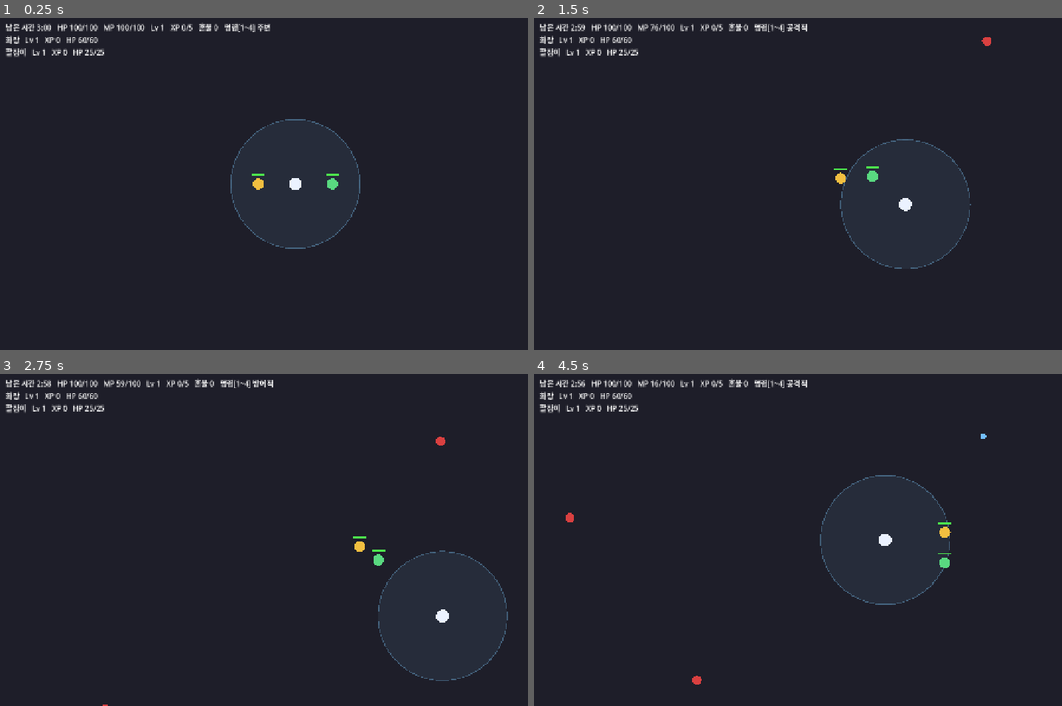
Above: before the commit, frames 1-4 (two rows, left to right).
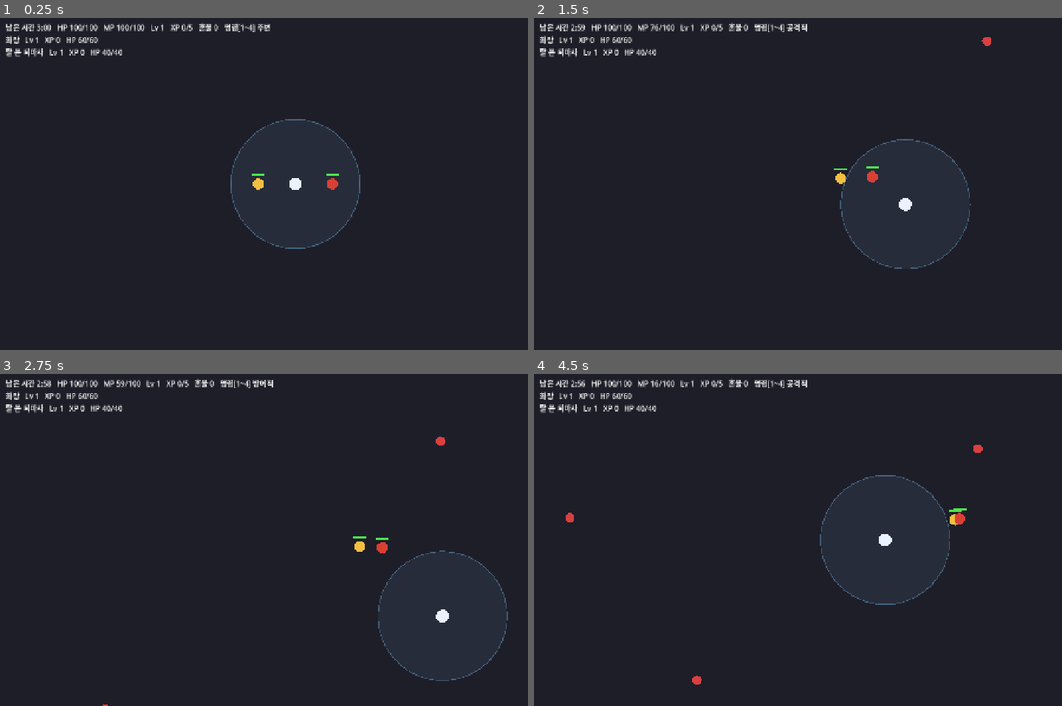
Above: after the commit, the same moments.

Repository: gyuha/gil-dong-mu
Game: Godot game, scene res://scenes/main.tscn
Two runs of this game, one before a commit and one after it. Both use one fixed random seed, a clock stepped at 60 frames per second and the inputs below.
Inputs (mouse positions are in pixels of both pictures, inside the frame that each line leads up to):
- Up to frame 1 (0.25 s): no input
- Up to frame 2 (1.5 s): tap Enter at 0.5 s; move the mouse to (961, 167) at 0.52 s; hold D 0.53-1.28 s; hold 1 0.53-1.28 s; click (961, 167) at 0.67 s; tap Space at 0.77 s; move the mouse to (713, 200) at 1.27 s; hold S from 1.28 s (still down); tap 2 at 1.35 s
- Up to frame 3 (2.75 s): tap Space at 1.52 s; move the mouse to (353, 466) at 2.02 s; release S at 2.03 s; hold D from 2.03 s (still down); hold 3 from 2.03 s (still down)
- Up to frame 4 (4.5 s): move the mouse to (798, 606) at 2.77 s; release D at 2.78 s; release 3 at 2.78 s; hold W 2.78-3.53 s; tap 4 at 2.85 s; click (798, 606) at 2.92 s; tap Space at 3.02, 3.77 s; move the mouse to (1009, 589) at 3.52 s; hold 1 3.53-4.28 s; hold A from 3.53 s (still down); move the mouse to (650, 490) at 4.27 s; tap 2 at 4.35 s

The runs differ from the first frame. In frame 1, 0.4% of the frame differs, in the area x 1-65%, y 9-52%; in frame 2, 0.4%; in frame 3, 0.5%; in frame 4, 0.6%, in the area x 1-86%, y 9-59%.

Commit message:
feat(s3): 활잡이를 탈 쓴 퇴마사로 교체 — 근접 광역 베기(다중 타격) 동료
Co-Authored-By: Claude Fable 5 <noreply@anthropic.com>

Diff:
--- a/scripts/archer.gd
+++ /dev/null
@@ -1,22 +0,0 @@
-# 활잡이 — 원거리 딜러. 낮은 HP, 먼 거리에서 화살을 쏜다.
-extends "res://scripts/companion.gd"
-
-const Arrow = preload("res://scripts/arrow.gd")
-
-
-func _init() -> void:
-	display_name = "활잡이"
-	max_hp = 25.0
-	speed = 160.0
-	attack_range = 320.0
-	attack_damage = 2
-	attack_cooldown = 1.1
-	body_color = Color(0.35, 0.85, 0.5)
-
-
-func _attack(enemy: Node2D) -> void:
-	var arrow := Arrow.new()
-	arrow.position = position
-	arrow.direction = (enemy.global_position - global_position).normalized()
-	arrow.damage = attack_damage
-	get_parent().add_child(arrow)
--- a/scripts/arrow.gd
+++ /dev/null
@@ -1,31 +0,0 @@
-# 화살 — 활잡이의 원거리 투사체. 직선 비행, 적(잡귀·창귀) 명중 시 피해.
-extends Node2D
-
-const SPEED := 480.0
-const LIFETIME := 1.2
-const HIT_RADIUS := 12.0
-
-var direction := Vector2.RIGHT
-var damage := 2
-var _age := 0.0
-
-
-func _ready() -> void:
-	add_to_group("arrow")
-
-
-func _process(delta: float) -> void:
-	position += direction * SPEED * delta
-	_age += delta
-	if _age >= LIFETIME:
-		queue_free()
-		return
-	for enemy in get_tree().get_nodes_in_group("enemy"):
-		if global_position.distance_to(enemy.global_position) <= HIT_RADIUS:
-			enemy.take_damage(damage)
-			queue_free()
-			return
-
-
-func _draw() -> void:
-	draw_line(-direction * 8.0, direction * 8.0, Color(0.75, 0.55, 0.3), 2.0)
--- a/scripts/companion.gd
+++ b/scripts/companion.gd
@@ -1,5 +1,5 @@
 # 동료 공통 — 자율 전투(타깃 선정→추적→공격), 명령 파라미터 반영, 후퇴·추종, 경험치·레벨.
-# 구체 수치·공격 방식은 서브클래스(화랑/활잡이)가 정한다.
+# 구체 수치·공격 방식은 서브클래스(화랑/탈 쓴 퇴마사)가 정한다.
 # HP 0이면 즉사 대신 쓰러짐(downed) — 전투 불능, 전투 그룹에서 빠져 적의 표적에서 제외.
 # 제한 시간 안에 무녀가 근접을 유지하면 구출, 실패하면 그 밤에서 이탈한다.
 # 레벨업 시 leveled_up 시그널 — main이 받아 드래프트 큐에 적재한다(S5).
--- /dev/null
+++ b/scripts/exorcist.gd
@@ -0,0 +1,33 @@
+# 탈 쓴 퇴마사 — 근접 광역 딜러. 중간 HP, 베기 한 번에 주변 적을 동시 타격한다.
+# 화랑(고HP 단일 타깃 탱커)과 역할 차별화 — 퇴마사는 광역 청소 담당.
+extends "res://scripts/companion.gd"
+
+const Targeting = preload("res://scripts/logic/targeting.gd")
+
+const SWEEP_BONUS := 16.0  # 베기 반경 = attack_range + 보너스 — 트리거 타깃 주변까지 휩쓴다
+
+var last_sweep_hits := 0  # 마지막 베기의 동시 타격 수 — HUD 없이도 관찰 가능(스모크용)
+
+
+func _init() -> void:
+	display_name = "탈 쓴 퇴마사"
+	max_hp = 40.0
+	speed = 150.0
+	attack_range = 38.0
+	attack_damage = 2
+	attack_cooldown = 0.9
+	body_color = Color(0.85, 0.25, 0.2)  # 붉은 탈
+
+
+# 광역 베기 — 트리거 타깃 하나가 아니라 베기 반경 안 모든 적을 동시 타격(다중 타격).
+func _attack(_enemy: Node2D) -> void:
+	var enemies := get_tree().get_nodes_in_group("enemy")
+	var positions: Array = []
+	for enemy in enemies:
+		positions.append(enemy.global_position)
+	var hits := Targeting.indices_within(
+		global_position, positions, attack_range + SWEEP_BONUS,
+	)
+	last_sweep_hits = hits.size()
+	for i in hits:
+		enemies[i].take_damage(attack_damage)
--- a/scripts/logic/targeting.gd
+++ b/scripts/logic/targeting.gd
@@ -1,5 +1,15 @@
 # 타깃 선정 — 노드 비의존 순수 로직.
 extends RefCounted
+
+
+# origin에서 radius 안에 있는 모든 위치의 인덱스를 입력 순서대로 돌려준다.
+# 광역 베기(다중 타격)의 대상 선정 — 경계 포함, 없으면 빈 배열.
+static func indices_within(origin: Vector2, positions: Array, radius: float) -> Array:
+	var hits := []
+	for i in positions.size():
+		if origin.distance_to(positions[i]) <= radius:
+			hits.append(i)
+	return hits
 
 
 # origin에서 가장 가까운 위치의 인덱스를 돌려준다.
--- a/scripts/main.gd
+++ b/scripts/main.gd
@@ -7,7 +7,7 @@
 const Japgwi = preload("res://scripts/japgwi.gd")
 const Changgwi = preload("res://scripts/changgwi.gd")
 const Hwarang = preload("res://scripts/hwarang.gd")
-const Archer = preload("res://scripts/archer.gd")
+const Exorcist = preload("res://scripts/exorcist.gd")
 const Command = preload("res://scripts/logic/command.gd")
 const DraftPool = preload("res://scripts/logic/draft_pool.gd")
 const DraftQueue = preload("res://scripts/logic/draft_queue.gd")
@@ -56,7 +56,7 @@
 	munyeo.leveled_up.connect(_on_leveled_up.bind(munyeo))
 	add_child(munyeo)
 	_spawn_companion(Hwarang, Vector2(-80, 0))
-	_spawn_companion(Archer, Vector2(80, 0))
+	_spawn_companion(Exorcist, Vector2(80, 0))
 	hud = Label.new()
 	hud.position = Vector2(12, 8)
 	add_child(hud)
--- a/test/smoke_s4.gd
+++ b/test/smoke_s4.gd
@@ -1,6 +1,6 @@
 # S4 스모크 — 메인 씬을 띄우고 자동 조종으로
 # (1) 혼불 수집→동료 근접 분배로 동료가 Lv 2에 오르는지,
-# (2) 활잡이가 화살(원거리)을 쏘고 화랑이 근접 교전하는지,
+# (2) 탈 쓴 퇴마사가 광역 베기로 다수 적을 동시 타격하고 화랑이 근접 교전하는지,
 # (3) 모여라(키 4) 명령에 동료들이 무녀 곁으로 집결하는지 헤드리스로 검증한다.
 # 실행: godot --headless --fixed-fps 60 --script test/smoke_s4.gd
 # (test_runner가 수집하는 test_*.gd 가 아니므로 단위 테스트에는 포함되지 않는다.)
@@ -23,7 +23,7 @@
 	var _frames := 0
 	var _phase := "level_companion"  # level_companion → rally → check_rally
 	var _held := {}
-	var _arrow_seen := false
+	var _sweep_seen := false
 	var _melee_seen := false
 	var _rally_frames := 0
 
@@ -33,8 +33,8 @@
 	func _process(_delta: float) -> void:
 		_frames += 1
 		if _frames > MAX_FRAMES:  # pause 분기보다 먼저 — 결과 화면(S7) 정지에서 행 방지
-			printerr("SMOKE FAIL — 제한 프레임 초과 (phase %s, arrow %s, melee %s)" % [
-				_phase, str(_arrow_seen), str(_melee_seen),
+			printerr("SMOKE FAIL — 제한 프레임 초과 (phase %s, sweep %s, melee %s)" % [
+				_phase, str(_sweep_seen), str(_melee_seen),
 			])
 			get_tree().quit(1)
 			return
@@ -62,10 +62,17 @@
 			"check_rally":
 				_check_rally(munyeo, companions)
 
-	# 성향 관찰 — 화살 존재(활잡이 원거리), 화랑이 잡귀와 근접 교전.
+	# 성향 관찰 — 퇴마사의 광역 베기 다중 타격(한 베기에 2마리 이상), 화랑의 근접 교전.
 	func _observe_traits(companions: Array) -> void:
-		if not _arrow_seen and not get_tree().get_nodes_in_group("arrow").is_empty():
-			_arrow_seen = true
+		if not _sweep_seen:
+			for companion in companions:
+				if companion.get("last_sweep_hits") != null \
+						and companion.last_sweep_hits >= 2:
+					_sweep_seen = true
+					print("광역 베기 확인 — %s 동시 %d타 (frame %d)" % [
+						companion.display_name, companion.last_sweep_hits, _frames,
+					])
+					break
 		if _melee_seen:
 			return
 		for hwarang in get_tree().get_nodes_in_group("hwarang"):
@@ -76,11 +83,11 @@
 					return
 
 	# 혼불을 주워(보유) 동료에게 다가가 분배 — 아무 동료나 Lv 2 도달까지.
-	# 성향(화살·근접 교전)까지 관찰돼야 모여라 단계로 넘어간다(모여라 후엔 교전 안 함).
+	# 성향(광역 베기·근접 교전)까지 관찰돼야 모여라 단계로 넘어간다(모여라 후엔 교전 안 함).
 	func _level_companion(munyeo: Node2D, companions: Array) -> void:
 		for companion in companions:
-			if companion.level >= 2 and _arrow_seen and _melee_seen:
-				print("분배 확인 — %s Lv %d (frame %d, arrow/melee 관찰됨)" % [
+			if companion.level >= 2 and _sweep_seen and _melee_seen:
+				print("분배 확인 — %s Lv %d (frame %d, sweep/melee 관찰됨)" % [
 					companion.display_name, companion.level, _frames,
 				])
 				_release_all()
@@ -116,7 +123,7 @@
 		_rally_frames += 1
 		if _rally_frames < 10:  # 우연한 통과 방지 — 10프레임 유지 확인
 			return
-		print("SMOKE OK — 분배 레벨업 + 모여라 집결 + 화살/근접 성향 (frame %d)" % _frames)
+		print("SMOKE OK — 분배 레벨업 + 모여라 집결 + 광역 베기/근접 성향 (frame %d)" % _frames)
 		get_tree().quit(0)
 
 	func _nearest_in_group(origin: Node2D, group: String) -> Vector2:
--- a/test/smoke_s6.gd
+++ b/test/smoke_s6.gd
@@ -1,7 +1,7 @@
 # S6 스모크 — 메인 씬을 띄우고 자동 조종으로
 # (1) 창귀가 스폰되어 체력이 가장 낮은 동료를 노리는지,
 # (2) 쓰러진 화랑에 무녀가 근접을 유지하면 구출되는지,
-# (3) 쓰러진 활잡이를 방치(멀리 이탈)하면 제한 시간 후 그 밤에서 빠지는지 검증한다.
+# (3) 쓰러진 퇴마사를 방치(멀리 이탈)하면 제한 시간 후 그 밤에서 빠지는지 검증한다.
 # 쓰러짐 자체는 take_damage(공개 API)로 강제한다 — 창귀 압박의 자연 발생은 수동 플레이 검증.
 # 실행: godot --headless --fixed-fps 60 --script test/smoke_s6.gd
 extends SceneTree
@@ -21,7 +21,7 @@
 	var _phase := "observe_changgwi"  # → rescue_success → rescue_fail
 	var _held := {}
 	var _hwarang: Node2D
-	var _archer: Node2D
+	var _exorcist: Node2D
 	var _captured := false
 	var _forced := false
 
@@ -61,20 +61,20 @@
 		for companion in get_tree().get_nodes_in_group("companion"):
 			if companion.display_name == "화랑":
 				_hwarang = companion
-			elif companion.display_name == "활잡이":
-				_archer = companion
-		_captured = _hwarang != null and _archer != null
+			elif companion.display_name == "탈 쓴 퇴마사":
+				_exorcist = companion
+		_captured = _hwarang != null and _exorcist != null
 
 	# 창귀가 등장하면, 그 순간 체력이 더 낮은 동료를 노리는지 확인한다.
 	func _observe_changgwi() -> void:
 		var changgwis := get_tree().get_nodes_in_group("changgwi")
 		if changgwis.is_empty():
 			return
-		if _hwarang.downed or _archer.downed:
+		if _hwarang.downed or _exorcist.downed:
 			return  # 둘 다 서 있을 때만 판정
-		if is_equal_approx(_hwarang.hp, _archer.hp):
+		if is_equal_approx(_hwarang.hp, _exorcist.hp):
 			return  # 동률은 다음 프레임에 재판정
-		var expected: Node2D = _archer if _archer.hp < _hwarang.hp else _hwarang
+		var expected: Node2D = _exorcist if _exorcist.hp < _hwarang.hp else _hwarang
 		var chase: Node2D = changgwis[0]._chase_target()
 		if chase != expected:
 			printerr("SMOKE FAIL — 창귀가 최저 체력 동료(%s)가 아닌 %s를 노림" % [
@@ -113,36 +113,36 @@
 		_forced = false
 		_phase = "rescue_fail"
 
-	# 활잡이를 강제로 쓰러뜨리고 무녀를 떼어놓아 구출 실패(이탈)를 확인한다.
+	# 퇴마사를 강제로 쓰러뜨리고 무녀를 떼어놓아 구출 실패(이탈)를 확인한다.
 	# 무녀는 공격하지 않으므로(ADR-0003) 한곳에 머물면 잡귀에 깎여 죽는다 —
-	# 적과 활잡이를 피해 카이팅하고, 근접한 적은 밀쳐내기(비살상)로 떼어낸다.
+	# 적과 퇴마사를 피해 카이팅하고, 근접한 적은 밀쳐내기(비살상)로 떼어낸다.
 	func _rescue_fail(munyeo: Node2D) -> void:
 		if not _forced:
 			_forced = true
-			_archer.take_damage(9999)
-			print("활잡이 강제 쓰러짐 — 방치해 이탈을 기다린다 (frame %d)" % _frames)
-		if is_instance_valid(_archer) and _archer.downed:
+			_exorcist.take_damage(9999)
+			print("퇴마사 강제 쓰러짐 — 방치해 이탈을 기다린다 (frame %d)" % _frames)
+		if is_instance_valid(_exorcist) and _exorcist.downed:
 			_steer(munyeo, _kite_dest(munyeo))
 			_panic_repel(munyeo)
 			return
-		if is_instance_valid(_archer):
-			printerr("SMOKE FAIL — 방치했는데 활잡이가 구출돼버림")
+		if is_instance_valid(_exorcist):
+			printerr("SMOKE FAIL — 방치했는데 퇴마사가 구출돼버림")
 			get_tree().quit(1)
 			return
 		print("SMOKE OK — 창귀 타깃 + 구출 성공 + 구출 실패 이탈 (frame %d)" % _frames)
 		get_tree().quit(0)
 
-	# 회피 목적지 — 가까운 적들과 활잡이(구출 반경 침범 금지)의 반발 벡터 합으로 정한다.
+	# 회피 목적지 — 가까운 적들과 퇴마사(구출 반경 침범 금지)의 반발 벡터 합으로 정한다.
 	func _kite_dest(munyeo: Node2D) -> Vector2:
 		var push := Vector2.ZERO
 		for enemy in get_tree().get_nodes_in_group("enemy"):
 			var away: Vector2 = munyeo.global_position - enemy.global_position
 			if away.length() < 220.0:
 				push += away.normalized() * (220.0 - away.length())
-		if is_instance_valid(_archer):
-			var from_archer: Vector2 = munyeo.global_position - _archer.global_position
-			if from_archer.length() < 150.0:
-				push += from_archer.normalized() * 300.0
+		if is_instance_valid(_exorcist):
+			var from_exorcist: Vector2 = munyeo.global_position - _exorcist.global_position
+			if from_exorcist.length() < 150.0:
+				push += from_exorcist.normalized() * 300.0
 		if push == Vector2.ZERO:
 			return munyeo.global_position  # 위협 없음 — 제자리 대기
 		var dest: Vector2 = munyeo.global_position + push.normalized() * 200.0
--- a/test/test_targeting.gd
+++ b/test/test_targeting.gd
@@ -1,4 +1,4 @@
-# 타깃 선정(가장 가까운 적) 순수 로직 테스트.
+# 타깃 선정(가장 가까운 적·광역 범위 내 다수) 순수 로직 테스트.
 extends "res://test/test_case.gd"
 
 const Targeting = preload("res://scripts/logic/targeting.gd")
@@ -33,3 +33,33 @@
 func test_origin_offset() -> void:
 	var positions := [Vector2(0, 0), Vector2(190, 0)]
 	assert_eq(Targeting.nearest_index(Vector2(200, 0), positions), 1)
+
+
+# --- indices_within — 광역 베기(다중 타격)의 범위 내 대상 선정 ---
+
+
+func test_within_empty_returns_empty() -> void:
+	assert_eq(Targeting.indices_within(Vector2.ZERO, [], 50.0), [])
+
+
+func test_within_collects_all_in_radius() -> void:
+	var positions := [Vector2(10, 0), Vector2(0, 20), Vector2(-30, 0)]
+	assert_eq(Targeting.indices_within(Vector2.ZERO, positions, 50.0), [0, 1, 2])
+
+
+func test_within_excludes_outside_radius() -> void:
+	var positions := [Vector2(10, 0), Vector2(100, 0), Vector2(0, 40)]
+	assert_eq(Targeting.indices_within(Vector2.ZERO, positions, 50.0), [0, 2])
+
+
+func test_within_boundary_inclusive() -> void:
+	assert_eq(Targeting.indices_within(Vector2.ZERO, [Vector2(50, 0)], 50.0), [0])
+
+
+func test_within_none_in_radius_returns_empty() -> void:
+	assert_eq(Targeting.indices_within(Vector2.ZERO, [Vector2(100, 0)], 50.0), [])
+
+
+func test_within_origin_offset() -> void:
+	var positions := [Vector2(0, 0), Vector2(190, 0)]
+	assert_eq(Targeting.indices_within(Vector2(200, 0), positions, 30.0), [1])
Not shown, removed: scripts/archer.gd.uid
Not shown, removed: scripts/arrow.gd.uid
Not shown, added: scripts/exorcist.gd.uid
